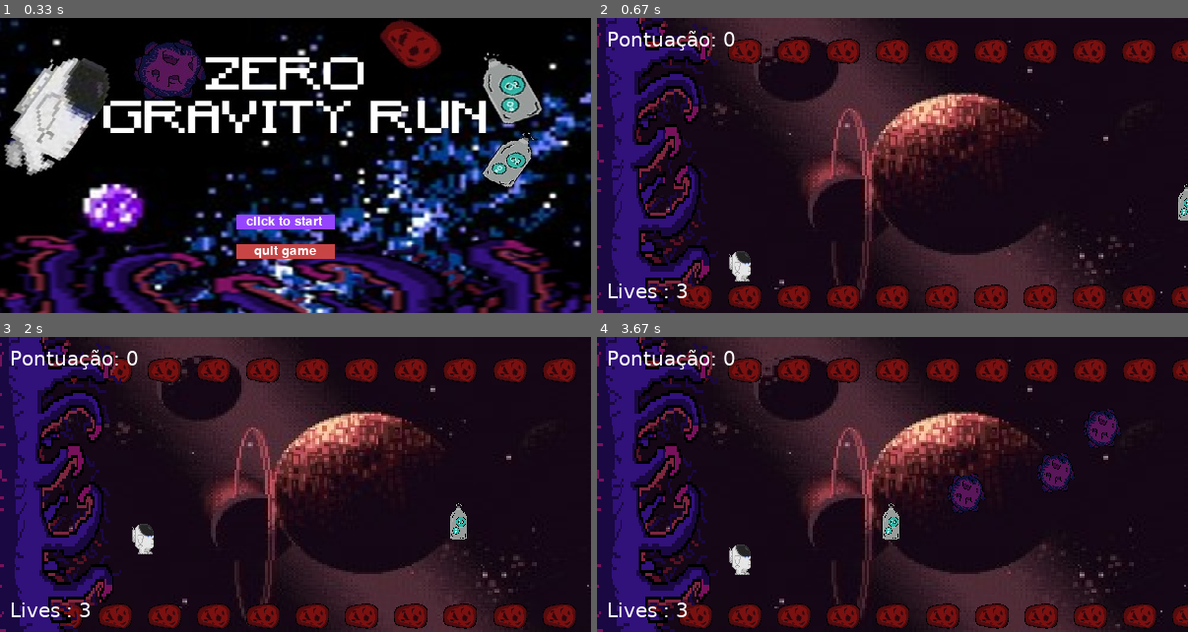
Above: before the commit, frames 1-4 (two rows, left to right).
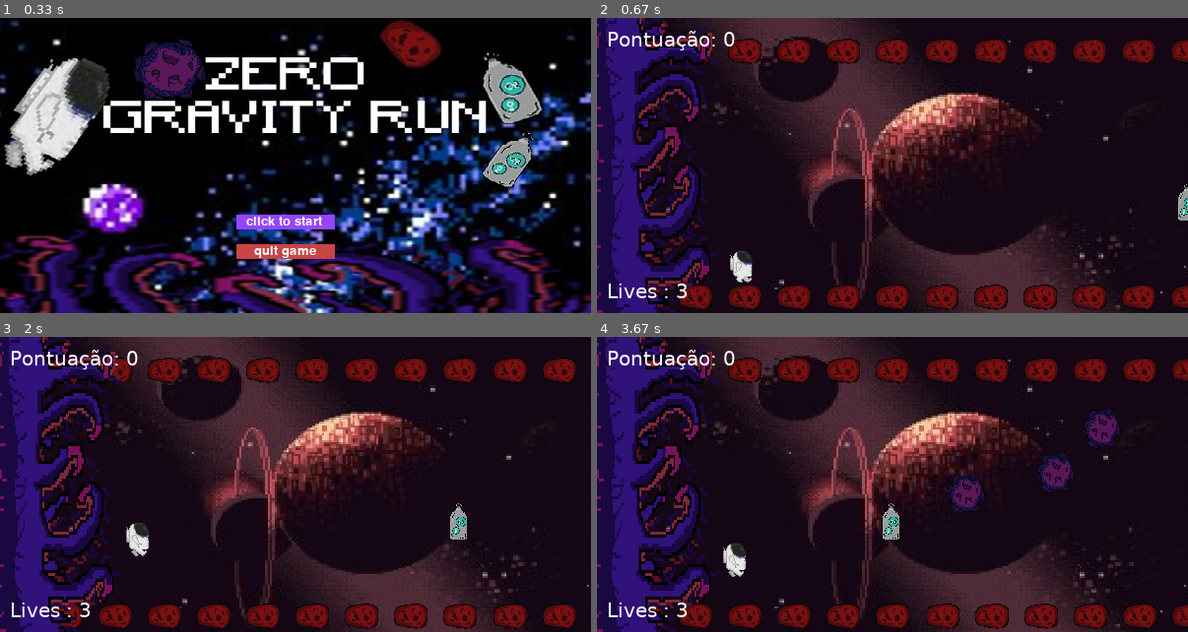
Above: after the commit, the same moments.

Repository: matt-ruggero/Pygame
Game: pygame game, started from jogo.py
Same seed, same stepped clock (60 frames per second), same inputs: the game is played once before the commit and once after it.
Inputs (mouse positions are in pixels of both pictures, inside the frame that each line leads up to):
- Up to frame 1 (0.33 s): no input
- Up to frame 2 (0.67 s): click "click to start" at 0.38 s
- Up to frame 3 (2 s): hold Up 0.67-1.13 s; move the mouse to (271, 496) at 0.7 s; hold Down 1.17-1.47 s; hold Up 1.5-1.87 s; hold Down from 1.9 s (still down)
- Up to frame 4 (3.67 s): release Down at 2.27 s; hold Up 2.3-2.6 s; hold Down 2.63-2.93 s; hold Up 2.97-3.33 s; hold Down from 3.37 s (still down)

Frame 1 is identical in both runs. In frame 2, 0.1% of the frame differs, in the area x 22-27%, y 79-90%; in frame 3, 0.3%; in frame 4, 0.3%, in the area x 21-26%, y 70-82%.

Commit message:
Animação astronauta

Diff:
--- a/classes.py
+++ b/classes.py
@@ -36,11 +36,17 @@
     def __init__(self, img):
         pygame.sprite.Sprite.__init__(self)
 
-        self.image = img
+        self.frame = 0
+        self.img = img
+
+        self.image = self.img[self.frame]
         self.rect = self.image.get_rect()
         self.rect.centerx = 150
         self.rect.bottom = 300
         self.speedy = 0
+
+        self.frame_ticks = 200
+        self.last_update = pygame.time.get_ticks()
 
     def jump(self):
         self.speedy = -1
@@ -50,12 +56,26 @@
     def update(self):
         self.rect.y += self.speedy
 
+        now = pygame.time.get_ticks()
+        elapsed_ticks = now - self.last_update
+
+        if elapsed_ticks > self.frame_ticks:
+            self.last_update = now
+            self.frame += 1
+
+            if self.frame > 3:
+                self.frame = 0
+
+            self.image = self.img[self.frame]
+
         if self.rect.top <= 50:
             self.rect.top = 50
             self.speedy = 0
         if self.rect.bottom >= 270:
             self.rect.bottom = 270
             self.speedy = 0
+
+
 
 class Tanque(pygame.sprite.Sprite):
     def __init__(self, img):
--- a/jogo.py
+++ b/jogo.py
@@ -92,6 +92,12 @@
         ground = pygame.transform.scale(ground_img, (GROUND_WIDTH, GROUND_HEIGHT))
         astronaut_img = pygame.image.load('imagens/astronauta_novo.png').convert_alpha()
         astronaut = pygame.transform.scale(astronaut_img, (ASTRO_WIDTH, ASTRO_HEIGHT))
+        mov1_img = pygame.image.load('imagens/movimento1.png').convert_alpha()
+        mov1 = pygame.transform.scale(mov1_img, (ASTRO_WIDTH, ASTRO_HEIGHT))
+        mov2_img = pygame.image.load('imagens/movimento2.png').convert_alpha()
+        mov2 = pygame.transform.scale(mov2_img, (ASTRO_WIDTH, ASTRO_HEIGHT))
+        caminhar = [astronaut, mov1, astronaut, mov2]
+        caminhar_cont = 0
         tanque_o2_img = pygame.image.load('imagens/o2.png')
         tanque_o2 = pygame.transform.scale(tanque_o2_img, (TANQUE_WIDTH, TANQUE_HEIGHT))
         meteoro_img = pygame.image.load('imagens/pedra_azul.png').convert_alpha()
@@ -141,7 +147,7 @@
             meteor = Meteoro(meteoro)
             meteoros_azul.add(meteor)
 
-        astronauta = Astronaut(astronaut)
+        astronauta = Astronaut(caminhar)
         tanque = Tanque(tanque_o2)
         tanques.add(tanque)
 
